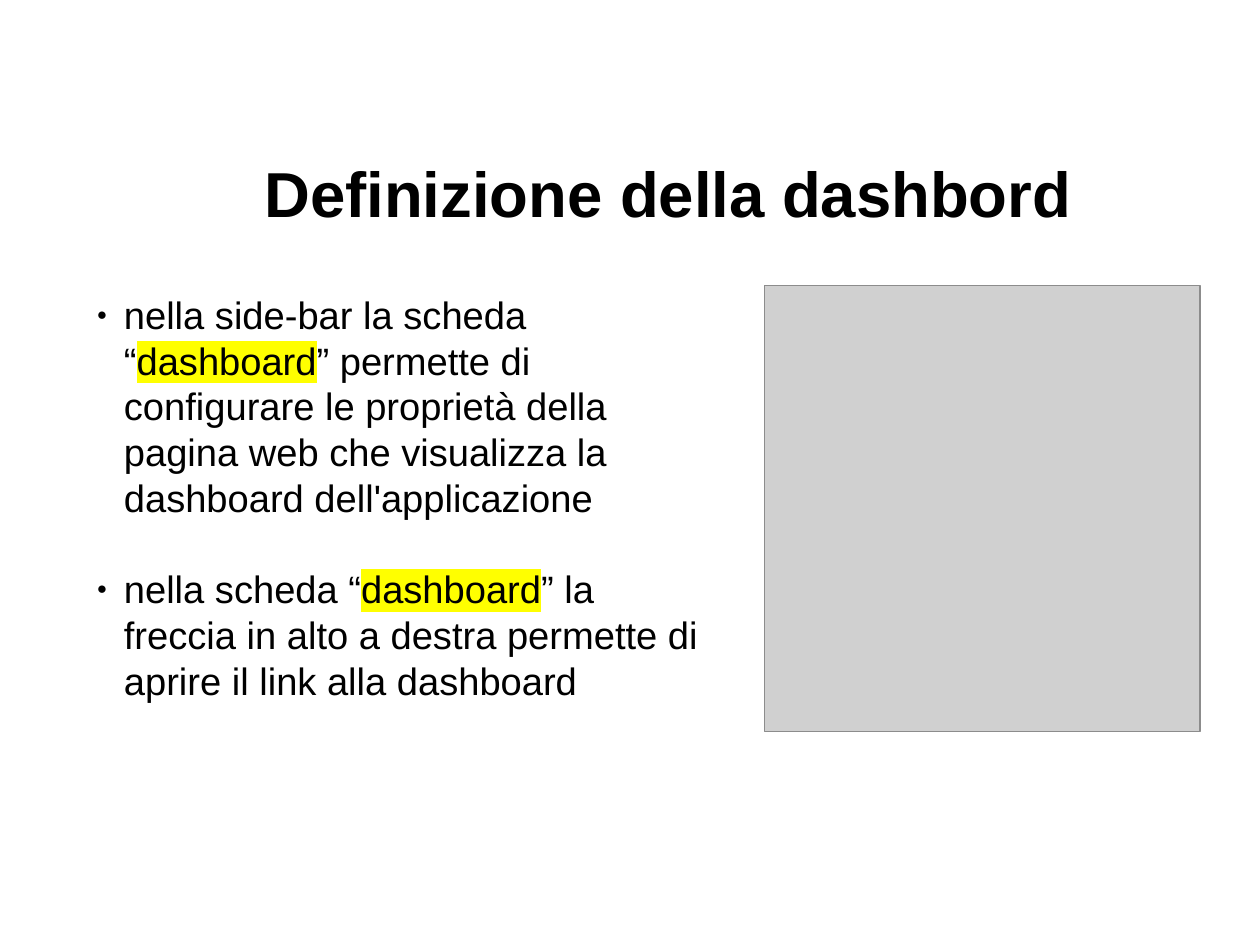
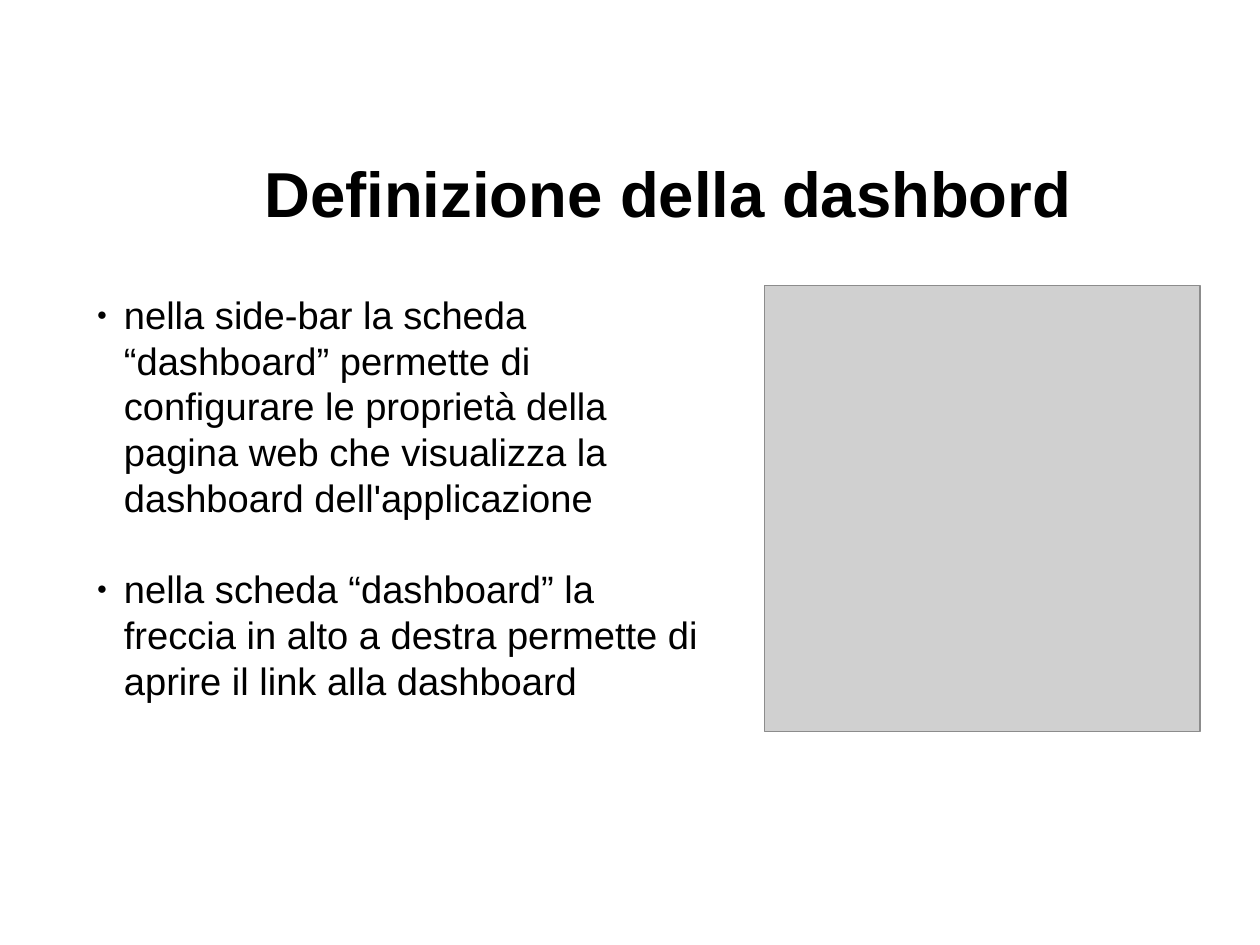
Before and after one commit to davideancona/minicorsiRAISE, a slide deck: slide 12 of iot/NodeRED.odp. Drawn at 1260x945 pixels with LibreOffice and Linux fonts; fonts in the diff are those of the drawing; grey boxes stand for pictures. Boxes give left, top, right and bottom in pixels: in the first picture for what was removed or moved away, otherwise in the second. Text is boxed around its words. In the diff, an @@ line names an element or a change of style, - is before the commit and + after.

```diff
--- a/iot/NodeRED.odp
+++ b/iot/NodeRED.odp
@@ text "nella side-bar la scheda “dashboard” ..." at box(124, 301, 698, 703): highlight #FFFF00 to none in "“dashboard”", "“dashboard”" @@
```
Also in this commit, not shown: 2 other slides changed, 5 other files.
